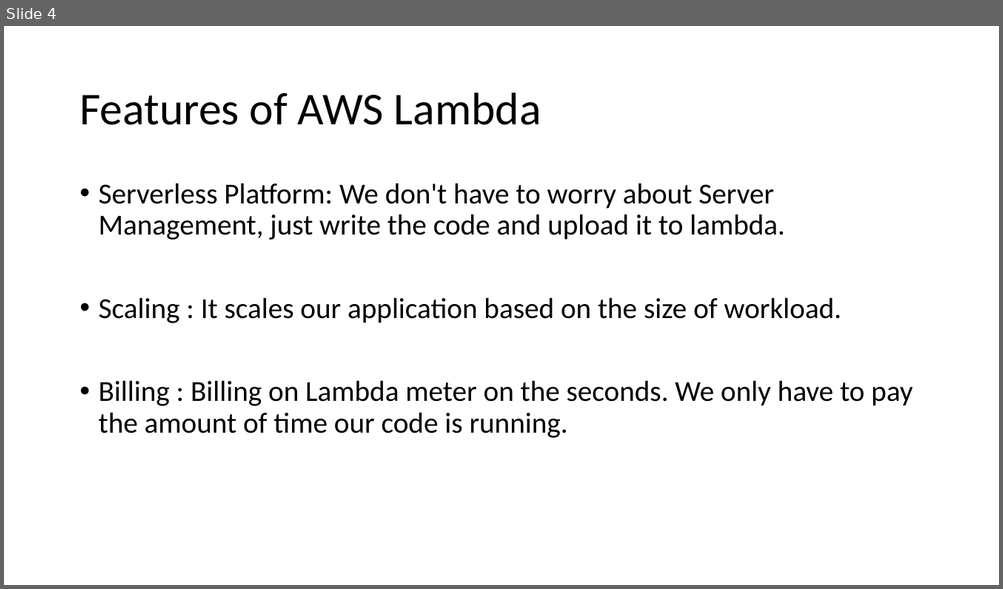
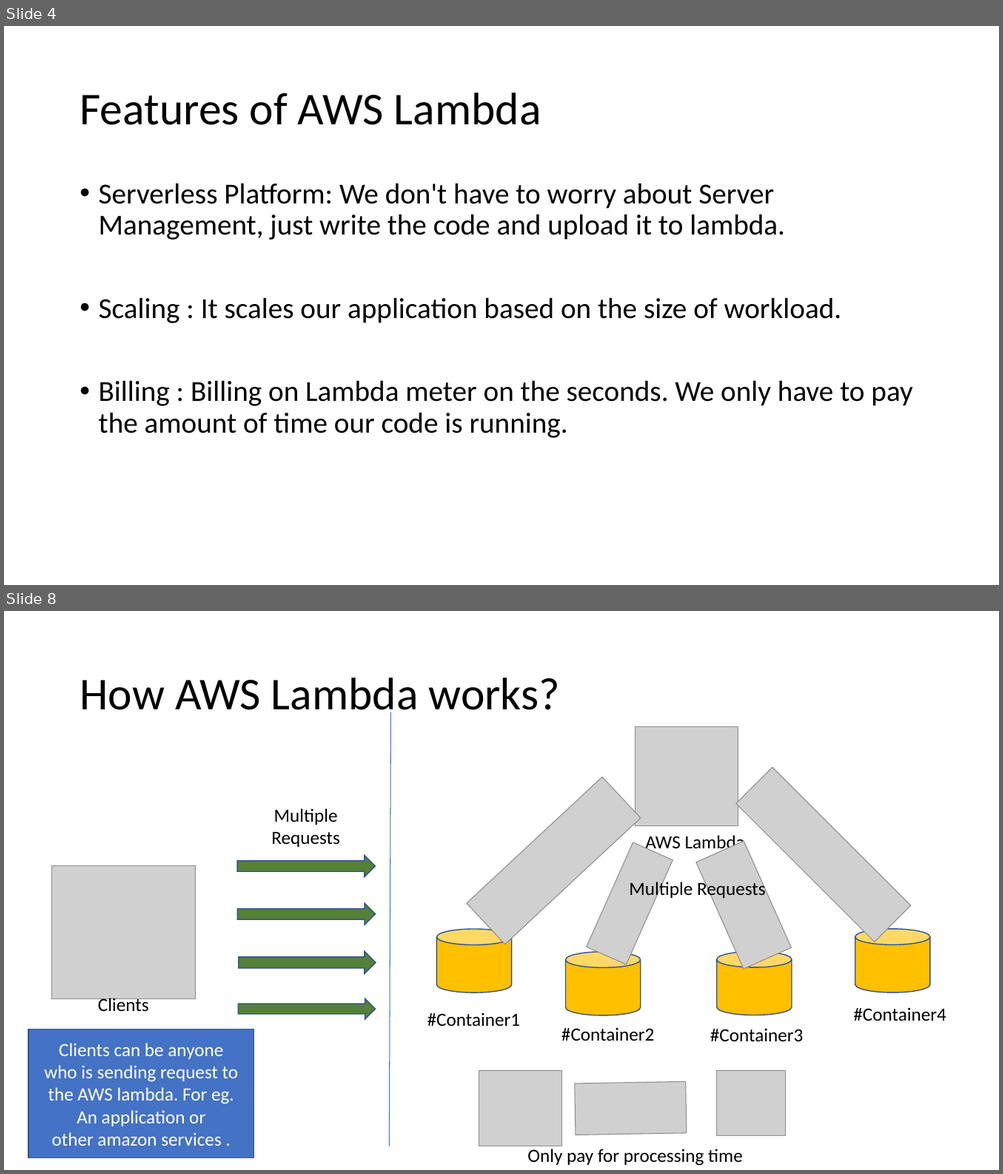
Before and after one commit to angelD25/FlexonWork, a slide deck: Presentation1-AWS Lambda.pptx. Shown one above the other, each under a label of ours: slide 4 before the commit, slides 4 and 8 after it; the slides between them are not shown. The pictures are 1003x589 and 1003x1174 pixels, drawn with LibreOffice and Linux fonts; fonts in the diff are those of the drawing; grey boxes stand for pictures. Boxes give left, top, right and bottom in pixels: in the first picture for what was removed or moved away, otherwise in the second. Text is boxed around its words. In the diff, an @@ line names an element or a change of style, - is before the commit and + after.

Commit message:
Presentation Complete updated - AWS Lambda

```diff
--- a/Presentation1-AWS Lambda.pptx
+++ b/Presentation1-AWS Lambda.pptx
@@ slide 8 added at (x1=4, y1=611, x2=999, y2=1170), background #FFFFFF @@
@@ title added at (x1=79, y1=678, x2=560, y2=721), 44 pt, text #000000 @@
+How AWS Lambda works?
@@ line added from (390, 712) to (389, 1147), #4472C4 0.75 pt @@
@@ picture added at (x1=635, y1=726, x2=738, y2=826) @@
@@ picture added at (x1=466, y1=777, x2=640, y2=945) @@
@@ picture added at (x1=736, y1=767, x2=910, y2=942) @@
@@ text added at (x1=271, y1=809, x2=340, y2=847), 18 pt, text #000000 @@
+Multiple Requests
@@ picture added at (x1=586, y1=843, x2=673, y2=965) @@
@@ text added at (x1=645, y1=835, x2=745, y2=854), 18 pt, text #000000 @@
+AWS Lambda
@@ picture added at (x1=696, y1=841, x2=791, y2=969) @@
@@ picture added at (x1=52, y1=866, x2=196, y2=999) @@
@@ right arrow added at (x1=238, y1=856, x2=375, y2=877), fill #548135, outline #31538F 1 pt @@
@@ text added at (x1=629, y1=880, x2=765, y2=900), 18 pt, text #000000 @@
+Multiple Requests
@@ right arrow added at (x1=238, y1=903, x2=375, y2=925), fill #548135, outline #31538F 1 pt @@
@@ cylinder added at (x1=437, y1=930, x2=512, y2=993), fill #FFC000, outline #31538F 1 pt @@
@@ cylinder added at (x1=855, y1=929, x2=930, y2=992), fill #FFC000, outline #31538F 1 pt @@
@@ right arrow added at (x1=239, y1=952, x2=375, y2=974), fill #548135, outline #31538F 1 pt @@
@@ cylinder added at (x1=565, y1=952, x2=640, y2=1015), fill #FFC000, outline #31538F 1 pt @@
@@ cylinder added at (x1=717, y1=952, x2=791, y2=1015), fill #FFC000, outline #31538F 1 pt @@
@@ text added at (x1=98, y1=996, x2=149, y2=1012), 18 pt, text #000000 @@
+Clients
@@ right arrow added at (x1=239, y1=999, x2=375, y2=1020), fill #548135, outline #31538F 1 pt @@
@@ text added at (x1=853, y1=1008, x2=946, y2=1021), 18 pt, text #000000 @@
+#Container4
@@ rectangle added at (x1=28, y1=1030, x2=254, y2=1159), fill #4472C4, outline #31538F 1 pt, 18 pt, text #FFFFFF @@
+Clients can be anyone who is sending request to the AWS lambda. For eg. An application or other amazon services .
@@ text added at (x1=427, y1=1013, x2=521, y2=1027), 18 pt, text #000000 @@
+#Container1
@@ text added at (x1=561, y1=1028, x2=654, y2=1041), 18 pt, text #000000 @@
+#Container2
@@ text added at (x1=710, y1=1028, x2=803, y2=1042), 18 pt, text #000000 @@
+#Container3
@@ picture added at (x1=479, y1=1071, x2=562, y2=1147) @@
@@ picture added at (x1=717, y1=1071, x2=786, y2=1136) @@
@@ picture added at (x1=575, y1=1082, x2=686, y2=1136) @@
@@ text added at (x1=527, y1=1149, x2=743, y2=1166), 18 pt, text #000000 @@
+Only pay for processing time
```
Also in this commit, not shown: 4 other slides changed, 6 other slides added, 2 slides removed.
